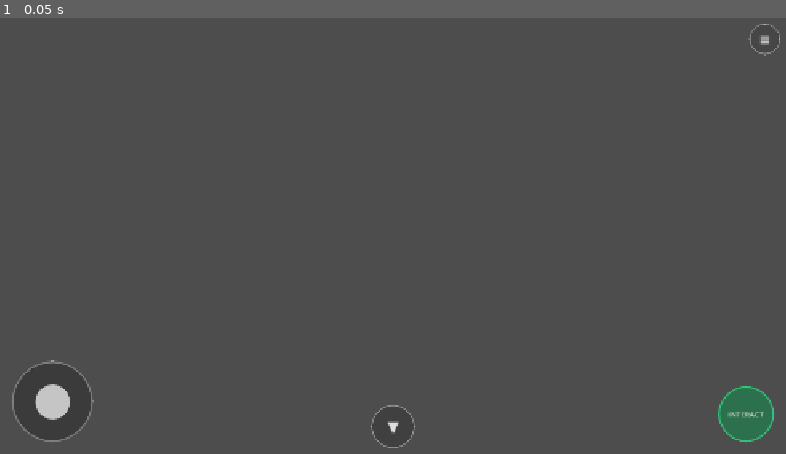
Above: before the commit, frame 1.
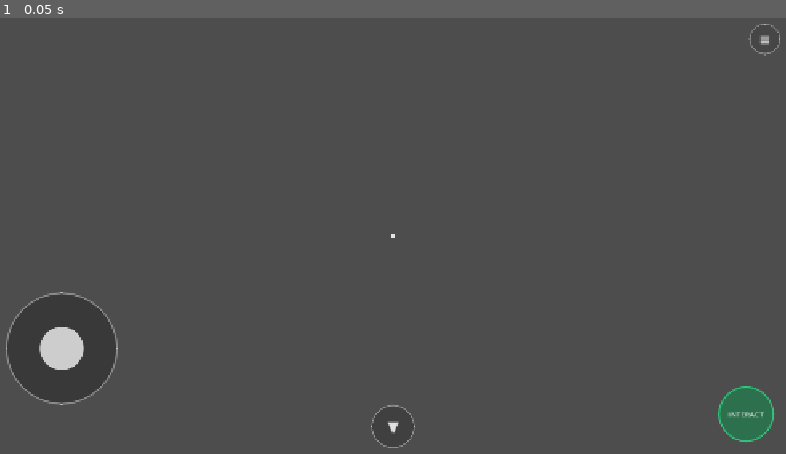
Above: after the commit, the same moment.

Repository: DennisHengShuYi/Fire-Drill-Simulation-Game
Game: Godot game, scene res://scenes/mobile_hud.tscn
Two runs of this game, one before a commit and one after it. Both use one fixed random seed, a clock stepped at 60 frames per second and the inputs below. This scene is started directly instead of the project's main scene.
Inputs:
- Up to frame 1 (0.05 s): no input

The runs differ from the first frame. In frame 1, 1.0% of the frame differs, in the area x 0-51%, y 49-98%.

Commit message:
feat: implement relative-touch fixed joystick and overlay input guards

Diff:
--- a/fire-drill-simulation/scripts/mobile_hud.gd
+++ b/fire-drill-simulation/scripts/mobile_hud.gd
@@ -35,11 +35,15 @@
 # Joystick state variables
 var joystick_active = false
 var joystick_touch_index = -1
-var joystick_center = Vector2(65, 65) # center of 130x130 base
-var max_joystick_distance = 65.0
+var joystick_center = Vector2(90, 90) # center of 180x180 base
+var max_joystick_distance = 90.0
+var joystick_touch_start = Vector2.ZERO
 
 # Swipe camera look variables
 var look_touch_index = -1
+
+# Crosshair node
+var crosshair: Control = null
 
 func _ready():
 	# Keep processing even when paused so pause button and UI still work
@@ -53,6 +57,7 @@
 	setup_pause_button()
 	setup_secondary_buttons()
 	setup_pass_minigame()
+	setup_crosshair()
 
 	# Connect to resize signals if any, or just rely on anchors
 	get_viewport().size_changed.connect(on_viewport_resize)
@@ -124,47 +129,47 @@
 	style_interact_extinguisher.corner_radius_bottom_left = 45
 
 func setup_joystick():
-	# Joystick Base
+	# Joystick Base — 180x180, anchored bottom-left clear of objectives panel
 	joystick_base = Panel.new()
 	joystick_base.name = "JoystickBase"
-	joystick_base.custom_minimum_size = Vector2(130, 130)
+	joystick_base.custom_minimum_size = Vector2(180, 180)
 
 	var base_style = StyleBoxFlat.new()
-	base_style.bg_color = Color(0.15, 0.15, 0.15, 0.45)
+	base_style.bg_color = Color(0.15, 0.15, 0.15, 0.5)
 	base_style.border_width_left = 3
 	base_style.border_width_top = 3
 	base_style.border_width_right = 3
 	base_style.border_width_bottom = 3
-	base_style.border_color = Color(0.85, 0.85, 0.85, 0.35)
-	base_style.corner_radius_top_left = 65
-	base_style.corner_radius_top_right = 65
-	base_style.corner_radius_bottom_right = 65
-	base_style.corner_radius_bottom_left = 65
+	base_style.border_color = Color(0.85, 0.85, 0.85, 0.45)
+	base_style.corner_radius_top_left = 90
+	base_style.corner_radius_top_right = 90
+	base_style.corner_radius_bottom_right = 90
+	base_style.corner_radius_bottom_left = 90
 	joystick_base.add_theme_stylebox_override("panel", base_style)
 
-	# Anchor Bottom-Left: 20px offset
+	# Anchor Bottom-Left: push up higher so it doesn't overlap the objectives panel
 	joystick_base.anchor_left = 0.0
 	joystick_base.anchor_top = 1.0
 	joystick_base.anchor_right = 0.0
 	joystick_base.anchor_bottom = 1.0
-	joystick_base.offset_left = 30.0
-	joystick_base.offset_top = -160.0
-	joystick_base.offset_right = 160.0
-	joystick_base.offset_bottom = -30.0
+	joystick_base.offset_left = 20.0
+	joystick_base.offset_top = -270.0
+	joystick_base.offset_right = 200.0
+	joystick_base.offset_bottom = -90.0
 	joystick_base.grow_vertical = Control.GROW_DIRECTION_BEGIN
 	add_child(joystick_base)
 
-	# Joystick Knob
+	# Joystick Knob — larger knob for bigger base
 	joystick_knob = Panel.new()
 	joystick_knob.name = "JoystickKnob"
-	joystick_knob.custom_minimum_size = Vector2(55, 55)
+	joystick_knob.custom_minimum_size = Vector2(70, 70)
 
 	var knob_style = StyleBoxFlat.new()
-	knob_style.bg_color = Color(0.95, 0.95, 0.95, 0.75)
-	knob_style.corner_radius_top_left = 27
-	knob_style.corner_radius_top_right = 27
-	knob_style.corner_radius_bottom_right = 27
-	knob_style.corner_radius_bottom_left = 27
+	knob_style.bg_color = Color(0.95, 0.95, 0.95, 0.8)
+	knob_style.corner_radius_top_left = 35
+	knob_style.corner_radius_top_right = 35
+	knob_style.corner_radius_bottom_right = 35
+	knob_style.corner_radius_bottom_left = 35
 	joystick_knob.add_theme_stylebox_override("panel", knob_style)
 
 	joystick_base.add_child(joystick_knob)
@@ -174,13 +179,13 @@
 	joystick_base.gui_input.connect(_on_joystick_base_gui_input)
 
 func reset_joystick_knob_pos():
-	joystick_knob.position = joystick_center - Vector2(27.5, 27.5)
+	joystick_knob.position = joystick_center - Vector2(35, 35)
 
 func setup_look_area():
-	# Look Area Covers the right 55% of the screen
+	# Look Area covers the FULL screen — joystick takes priority via index tracking
 	look_area = Control.new()
 	look_area.name = "LookArea"
-	look_area.anchor_left = 0.45
+	look_area.anchor_left = 0.0
 	look_area.anchor_top = 0.0
 	look_area.anchor_right = 1.0
 	look_area.anchor_bottom = 1.0
@@ -393,6 +398,46 @@
 
 	pass_btn.pressed.connect(_on_pass_pressed)
 	pass_container.add_child(pass_btn)
+
+func setup_crosshair():
+	# Dot crosshair at the center of the screen
+	crosshair = Control.new()
+	crosshair.name = "Crosshair"
+	crosshair.anchor_left = 0.5
+	crosshair.anchor_top = 0.5
+	crosshair.anchor_right = 0.5
+	crosshair.anchor_bottom = 0.5
+	crosshair.offset_left = -12.0
+	crosshair.offset_top = -12.0
+	crosshair.offset_right = 12.0
+	crosshair.offset_bottom = 12.0
+	crosshair.mouse_filter = Control.MOUSE_FILTER_IGNORE
+
+	# Draw a simple dot using a ColorRect centered in the control
+	var dot = ColorRect.new()
+	dot.color = Color(1.0, 1.0, 1.0, 0.85)
+	dot.size = Vector2(6, 6)
+	dot.position = Vector2(9, 9) # center of 24x24 control
+	dot.mouse_filter = Control.MOUSE_FILTER_IGNORE
+
+	# Horizontal bar
+	var h_bar = ColorRect.new()
+	h_bar.color = Color(1.0, 1.0, 1.0, 0.6)
+	h_bar.size = Vector2(16, 2)
+	h_bar.position = Vector2(4, 11)
+	h_bar.mouse_filter = Control.MOUSE_FILTER_IGNORE
+
+	# Vertical bar
+	var v_bar = ColorRect.new()
+	v_bar.color = Color(1.0, 1.0, 1.0, 0.6)
+	v_bar.size = Vector2(2, 16)
+	v_bar.position = Vector2(11, 4)
+	v_bar.mouse_filter = Control.MOUSE_FILTER_IGNORE
+
+	crosshair.add_child(h_bar)
+	crosshair.add_child(v_bar)
+	crosshair.add_child(dot)
+	add_child(crosshair)
 
 func on_viewport_resize():
 	# Make sure anchors remain intact and update limits if needed
@@ -465,7 +510,21 @@
 	# 3. Update Secondary Contextual Buttons Visibility
 	update_secondary_button_states()
 
-	# 4. PASS Minigame State
+	# 4. Phone active OR dilemma active — hide joystick/look so panel buttons are tappable
+	if player.phone_active or player.dilemma_active:
+		joystick_base.visible = false
+		look_area.mouse_filter = Control.MOUSE_FILTER_IGNORE
+		crouch_btn.visible = false
+		interact_btn.visible = false
+		if crosshair:
+			crosshair.visible = false
+		return
+	else:
+		if crosshair:
+			crosshair.visible = true
+		look_area.mouse_filter = Control.MOUSE_FILTER_PASS
+
+	# 5. PASS Minigame State
 	if player.in_extinguisher_minigame:
 		pass_container.visible = true
 		crouch_btn.visible = false
@@ -564,13 +623,31 @@
 	if not is_instance_valid(player) or player.is_paused:
 		return
 
-	# Global input index checks to handle movement dragging and camera rotation dragging
+	# Ignore all touch drag inputs during modal overlays (phone, dilemma dialogue, or PASS minigame)
+	if player.phone_active or player.dilemma_active or player.in_extinguisher_minigame:
+		return
+
+	# Handle all touch events globally for both joystick and camera look
 	if event is InputEventScreenTouch:
 		if event.pressed:
-			# Look swipe area starts if touch is in right 55% of the viewport and not on other buttons
-			if event.position.x > get_viewport().size.x * 0.45:
-				if look_touch_index == -1 and event.index != joystick_touch_index:
-					look_touch_index = event.index
+			# Left 45% = joystick zone (fixed position, but activates from anywhere on left side)
+			if event.position.x < get_viewport().size.x * 0.45:
+				if joystick_touch_index == -1:
+					joystick_active = true
+					joystick_touch_index = event.index
+					# If touch is close to the joystick base center, map absolutely.
+					# Otherwise, map relatively from the initial touch point to avoid jumps.
+					var joy_screen_center = joystick_base.get_global_rect().get_center()
+					if event.position.distance_to(joy_screen_center) <= max_joystick_distance:
+						joystick_touch_start = joy_screen_center
+					else:
+						joystick_touch_start = event.position
+
+					var offset = event.position - joystick_touch_start
+					update_joystick_knob(joystick_center + offset)
+			# Right 55% = camera look zone
+			elif look_touch_index == -1 and event.index != joystick_touch_index:
+				look_touch_index = event.index
 		else:
 			if event.index == joystick_touch_index:
 				reset_joystick()
@@ -579,28 +656,16 @@
 
 	elif event is InputEventScreenDrag:
 		if event.index == joystick_touch_index:
-			# Localize coordinates for knob calculation
-			var local_pos = joystick_base.make_input_local(event).position
-			update_joystick_knob(local_pos)
+			# Map drag position relative to initial touch start position
+			var offset = event.position - joystick_touch_start
+			update_joystick_knob(joystick_center + offset)
 		elif event.index == look_touch_index:
-			# Rotate camera
 			if not player.phone_active and not player.dilemma_active and not player.in_elevator_sequence:
 				player.apply_touch_look(event.relative)
 
 func _on_joystick_base_gui_input(event):
-	if event is InputEventScreenTouch:
-		if event.pressed:
-			if not joystick_active:
-				joystick_active = true
-				joystick_touch_index = event.index
-				update_joystick_knob(event.position)
-		else:
-			if event.index == joystick_touch_index:
-				reset_joystick()
-
-	elif event is InputEventScreenDrag:
-		if event.index == joystick_touch_index:
-			update_joystick_knob(event.position)
+	# Input is handled globally in _input() for wide touch detection
+	pass
 
 func update_joystick_knob(pos: Vector2):
 	var offset = pos - joystick_center
@@ -609,7 +674,7 @@
 	if distance > max_joystick_distance:
 		offset = offset.normalized() * max_joystick_distance
 
-	joystick_knob.position = (joystick_center - Vector2(27.5, 27.5)) + offset
+	joystick_knob.position = (joystick_center - Vector2(35, 35)) + offset
 
 	var norm_dir = offset / max_joystick_distance
 	var strength_x = norm_dir.x
@@ -636,8 +701,8 @@
 		_parse_action("move_forward", false, 0.0)
 		_parse_action("move_backward", false, 0.0)
 
-	# Sprint check - Outer 30% of analog range triggers sprint
-	if (distance / max_joystick_distance) >= 0.7:
+	# Sprint check - Outer 10% of analog range triggers sprint (push joystick to the very edge)
+	if (distance / max_joystick_distance) >= 0.9:
 		_parse_action("sprint", true, 1.0)
 	else:
 		_parse_action("sprint", false, 0.0)
